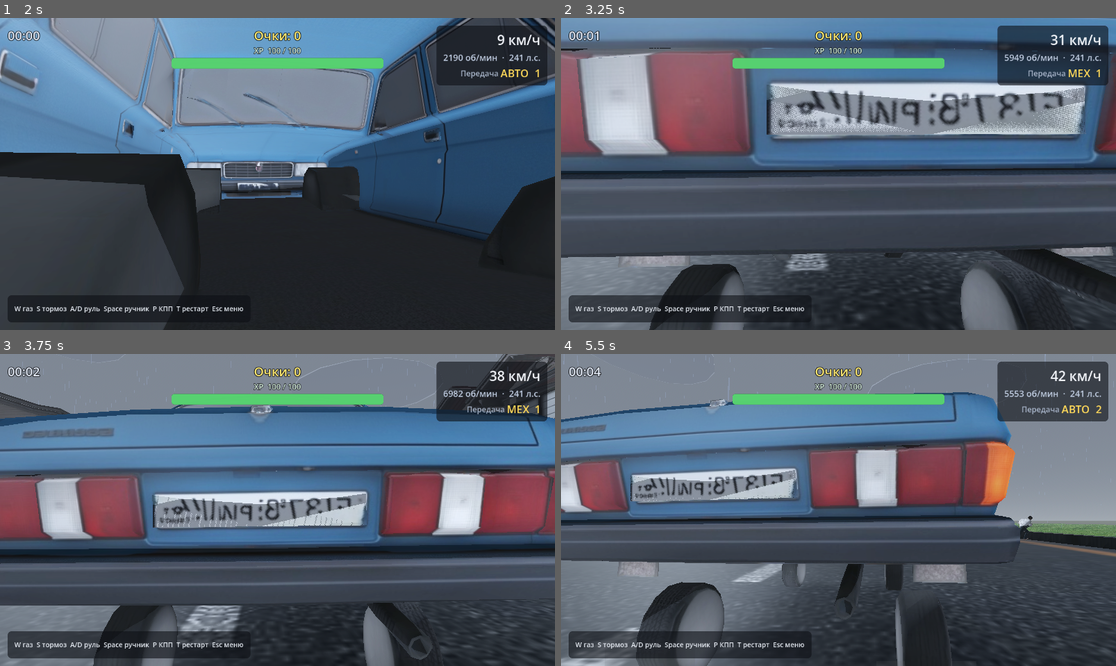
Above: before the commit, frames 1-4 (two rows, left to right).
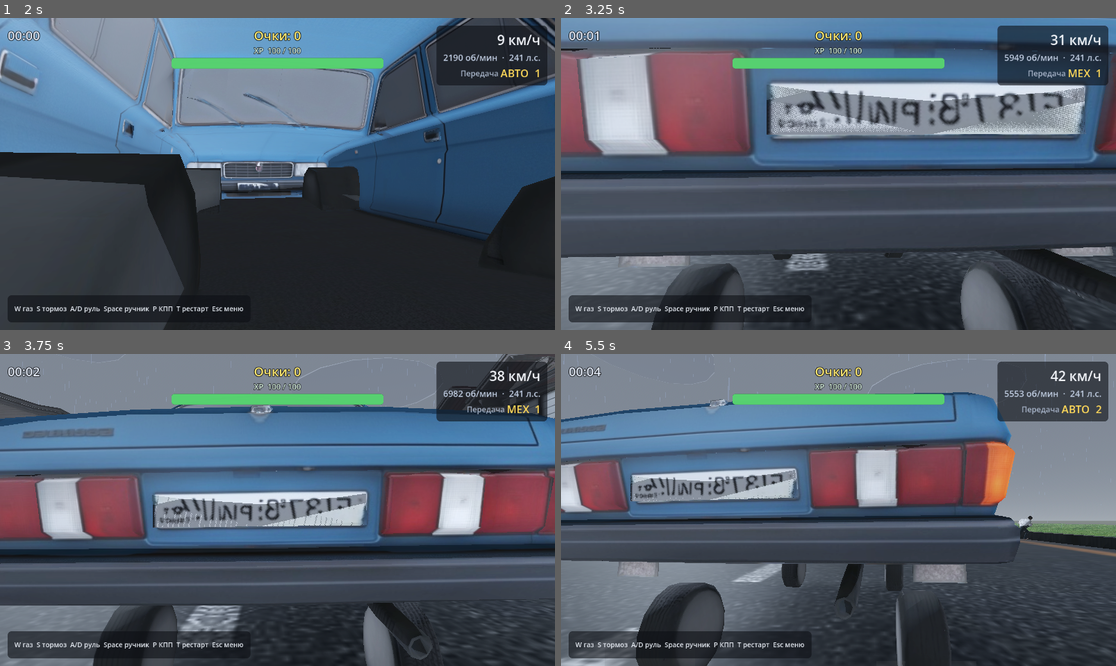
Above: after the commit, the same moments.

Repository: AntozorJkzor/carRacing2
Game: Godot game, scene res://assets/scenes/ui/main_menu.tscn
The game is run twice, just before and just after one commit, with the same random seed, the same clock (stepped at 60 frames per second) and the same inputs.
Inputs (mouse positions are in pixels of both pictures, inside the frame that each line leads up to):
- Up to frame 1 (2 s): click "Новая игра" at 0.5 s; tap Enter (ui_accept) at 1.25, 1.52 s; move the mouse to (305, 174) at 1.27 s; hold W (accelerate) from 1.28 s (still down); tap E (interact) at 1.35 s; click (305, 174) at 1.42 s
- Up to frame 2 (3.25 s): keep holding W (accelerate); move the mouse to (810, 174) at 2.02 s; tap Shift (sprint) at 2.1 s; tap Enter (ui_accept) at 2.27 s; move the mouse to (849, 167) at 2.77 s; tap P (toggle_transmission) at 2.85 s
- Up to frame 3 (3.75 s): keep holding W (accelerate); move the mouse to (271, 516) at 3.52 s; tap E (interact) at 3.6 s; click (271, 516) at 3.67 s
- Up to frame 4 (5.5 s): keep holding W (accelerate); tap Enter (ui_accept) at 3.77, 4.52, 5.27 s; move the mouse to (877, 513) at 4.27 s; hold Shift (sprint) 4.28-5.03 s; move the mouse to (794, 506) at 5.02 s; tap P (toggle_transmission) at 5.1 s

Frame 1 is identical in both runs. In frame 2, 1.0% of the frame differs, in the area x 15-86%, y 75-100%; in frame 3, 0.8%; in frame 4, 2.2%, in the area x 13-71%, y 67-100%.

Commit message:
последние изменения

Diff:
--- a/vehicles/visual_wheels.gd
+++ b/vehicles/visual_wheels.gd
@@ -17,7 +17,7 @@
 var _hubs: Array[Node3D] = []
 var _spinners: Array[Node3D] = []
 var _spin_angle: Array[float] = []
-## +1 left / -1 right — compensates mirror so spin direction matches ω.
+## +1 normally; kept for compatibility if a side needs spin flip.
 var _spin_sign: Array[float] = []
 
 
@@ -75,7 +75,7 @@
 			-TAU,
 			TAU
 		)
-		spinner.rotation = Vector3(_spin_sign[i] * _spin_angle[i], 0.0, 0.0)
+		spinner.rotation = Vector3(-_spin_sign[i] * _spin_angle[i], 0.0, 0.0)
 
 
 func _rebuild() -> void:
@@ -101,16 +101,16 @@
 
 		var mesh_root := wheel_scene.instantiate() as Node3D
 		mesh_root.name = "Mesh"
-		mesh_root.rotation_degrees = mesh_euler_degrees
-		var side_sign := 1.0
 		var local_x := _car.setup.wheel_positions[i].x
-		# Left side (negative X): mirror so the outward face matches.
+		# Flip outward face with 180° yaw (not scale.x — negative scale reverses spin).
+		var yaw_flip := 0.0
 		if mirror_right and local_x < 0.0:
-			side_sign = -1.0
-		mesh_root.scale = Vector3(side_sign * mesh_scale, mesh_scale, mesh_scale)
+			yaw_flip = 180.0
+		mesh_root.rotation_degrees = mesh_euler_degrees + Vector3(0.0, yaw_flip, 0.0)
+		mesh_root.scale = Vector3(mesh_scale, mesh_scale, mesh_scale)
 		spinner.add_child(mesh_root)
 
 		_hubs.append(hub)
 		_spinners.append(spinner)
 		_spin_angle.append(0.0)
-		_spin_sign.append(side_sign)
+		_spin_sign.append(1.0)
--- a/vehicles/wheel_layout_editor.gd
+++ b/vehicles/wheel_layout_editor.gd
@@ -241,13 +241,13 @@
 		var marker := get_node_or_null(WHEEL_NAMES[i]) as Marker3D
 		if marker:
 			local_x = marker.position.x
-		var side_sign := 1.0
+		var yaw_flip := 0.0
 		if mirror_right and local_x < 0.0:
-			side_sign = -1.0
+			yaw_flip = 180.0
 		var mesh_root := child.get_node_or_null("Mesh") as Node3D
 		if mesh_root:
-			mesh_root.scale = Vector3(side_sign * mesh_scale, mesh_scale, mesh_scale)
-			mesh_root.rotation_degrees = mesh_euler_degrees
+			mesh_root.scale = Vector3(mesh_scale, mesh_scale, mesh_scale)
+			mesh_root.rotation_degrees = mesh_euler_degrees + Vector3(0.0, yaw_flip, 0.0)
 		var ghost := child.get_node_or_null("PhysicsGhost") as MeshInstance3D
 		if ghost and ghost.mesh is CylinderMesh:
 			var cyl := ghost.mesh as CylinderMesh
@@ -255,7 +255,6 @@
 			cyl.bottom_radius = wheel_radius
 			cyl.height = width
 
-
 func _rest_length_for_index(setup: Resource, index: int) -> float:
 	# Don't call CarSetup methods from @tool — without @tool on car_setup.gd
 	# the resource is a placeholder and method calls spam errors.
